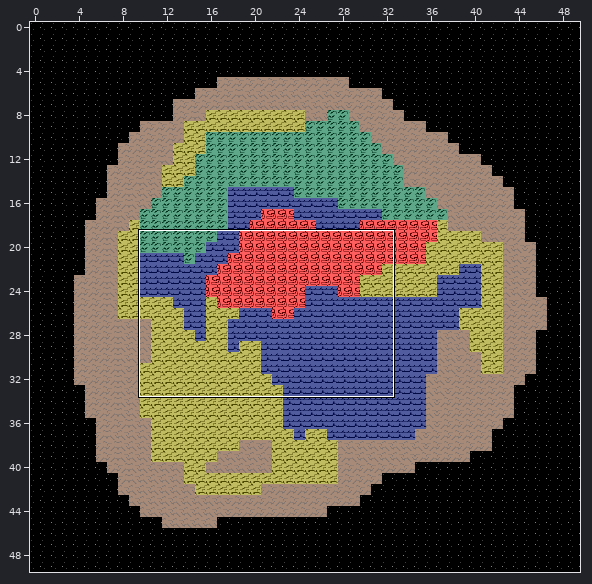
A Tiled map gets an edit: map_create_files/map50.tmx. The first picture is a wide view before the edit; the outline marks the close-up.
Close-up. Before the edit:
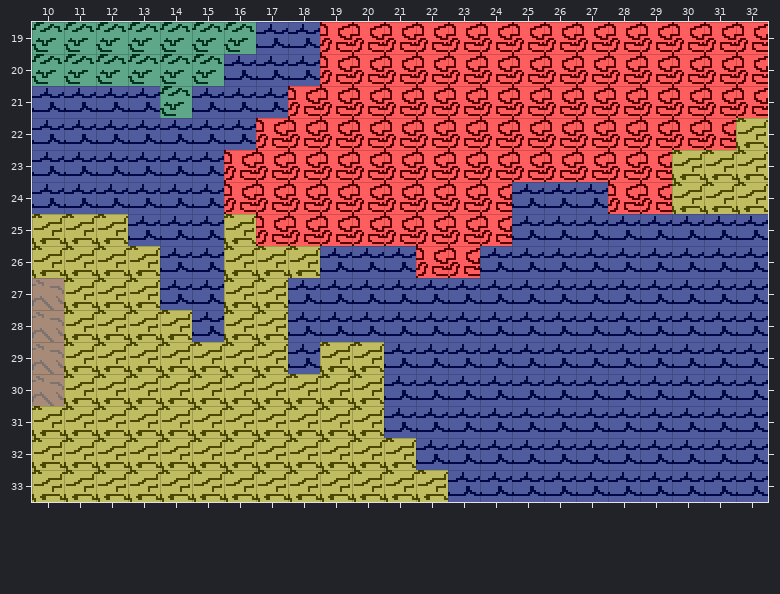
Cells are 16x16 px. Shown: x 10..32, y 19..33.
Once edited:
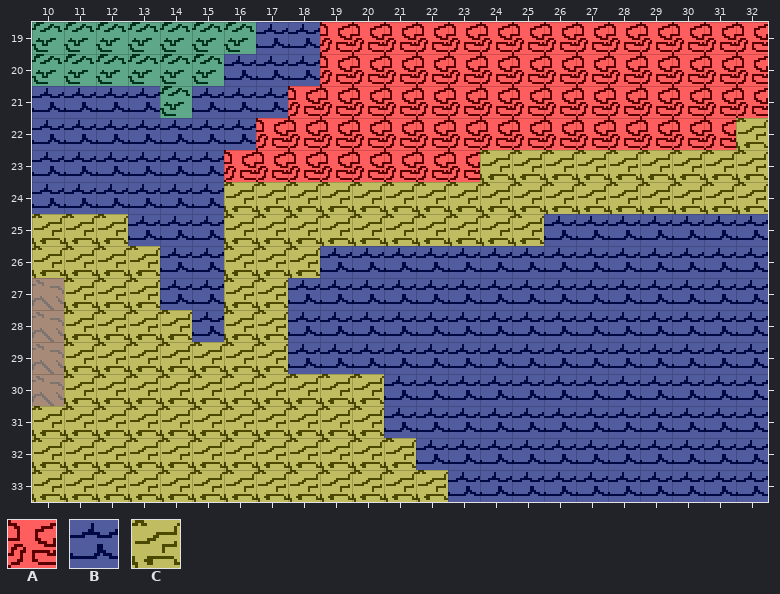
Key: from "map2": A 0 "lava", B 2 "water", C 3 "yellowgrass".
_ is an empty cell, . an unchanged one.
Message: game.js file update for sprite movement
The edit:
--- layer "Tile Layer 1"
@@ x 16..29 @@
-23 ........AAAAAA
-24 AAAAAAAAABBBAA
-25 .AAAAAAAAB....
-26 ......AA......
+23 ........CCCCCC
+24 CCCCCCCCCCCCCC
+25 .CCCCCCCCC....
+26 ......BB......
@@ x 19..20 @@
-29 CC
+29 BB
Changed places in both close-ups, as pixel boxes (x1, y1, x2, y2):
changed: (224, 150, 672, 278)
changed: (320, 342, 384, 374)
